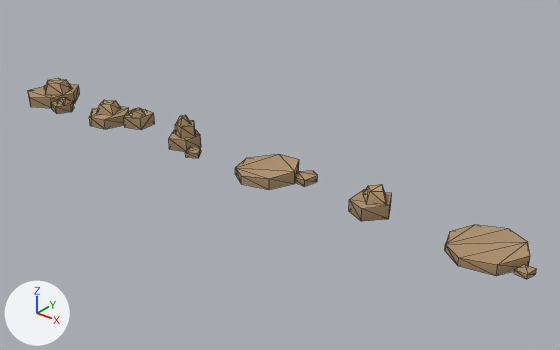
The glTF model assets/hellrider/environment/rocks.glb as it was, and as the next commit left it.
Both versions are drawn from a 50 mm camera at (30.5, -32.5, 20.4) aimed at (3.4, 1.4, -0.6). Arrows for +X, +Y and +Z are at lower left; the lights stay in place. The first picture is the older version. Mesh edges are drawn as thin lines. Vertices at exactly the same position are counted once.

Objects in the first picture: 'rock_big', 'rock_block', 'rock_low', 'rock_slab', 'rock_spire', 'rock_twin'.
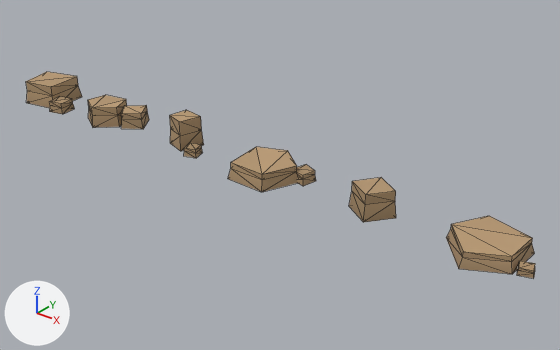
Edits to the bpy script that builds the scene:
```text
Change me_rock_big:
    remove me_rock_big.from_pydata(...)  # 48 vertices, 71 faces; spans x -2.79..2.79, y -1.96..1.96, z 0.0..1.51
    add me_rock_big.from_pydata(...)  # 36 vertices, 66 faces; spans x -2.71..2.71, y -1.73..1.73, z 0.0..1.65
    me_rock_big part 1: the loose piece of 12 vertices spanning x -2.01..1.57, y -1.96..1.96, z 0.0..0.82 is rebuilt with 12 vertices and now spans x -2.11..1.33, y -1.69..1.73, z 0.0..1.65
    me_rock_big part 2: the loose piece of 10 vertices spanning x 1.26..2.79, y -1.68..-0.11, z 0.0..0.59 is rebuilt with 12 vertices and now spans x 1.2..2.71, y -1.73..-0.21, z 0.0..0.77
    me_rock_big part 3: the loose piece of 10 vertices spanning x -1.06..1.09, y -0.92..1.2, z 0.72..1.51 is deleted
    me_rock_big part 4: the loose piece of 8 vertices spanning x 1.62..2.54, y -1.23..-0.37, z 0.55..0.9 is deleted
    other edits to the shape of me_rock_big do not show in these pictures
Change me_rock_block:
    remove me_rock_block.from_pydata(...)  # 18 vertices, 26 faces; spans x -1.12..1.12, y -1.26..1.26, z 0.0..1.46
    add me_rock_block.from_pydata(...)  # 12 vertices, 22 faces; spans x -1.38..1.38, y -1.27..1.27, z 0.0..1.6
    me_rock_block part 5: the loose piece of 10 vertices spanning x -1.12..1.12, y -1.26..1.26, z 0.0..0.81 is rebuilt with 12 vertices and now spans x -1.38..1.38, y -1.27..1.27, z 0.0..1.6
    me_rock_block part 6: the loose piece of 8 vertices spanning x -0.79..0.9, y -0.63..1.1, z 0.75..1.46 is deleted
Change me_rock_low:
    remove me_rock_low.from_pydata(...)  # 24 vertices, 40 faces; spans x -2.45..2.45, y -1.9..1.9, z 0.0..0.79
    add me_rock_low.from_pydata(...)  # 27 vertices, 51 faces; spans x -2.32..2.32, y -1.94..1.94, z 0.0..1.06
    me_rock_low part 7: the loose piece of 14 vertices spanning x -2.45..1.54, y -1.9..1.9, z 0.0..0.79 is rebuilt with 15 vertices and now spans x -2.32..1.67, y -1.94..1.94, z 0.0..1.06
    me_rock_low part 8: the loose piece of 10 vertices spanning x 1.09..2.45, y 0.16..1.59, z 0.0..0.44 is rebuilt with 12 vertices and now spans x 0.94..2.32, y 0.16..1.62, z 0.0..0.66
Change me_rock_slab:
    remove me_rock_slab.from_pydata(...)  # 24 vertices, 40 faces; spans x -2.44..2.44, y -2.03..2.03, z 0.0..0.68
    add me_rock_slab.from_pydata(...)  # 27 vertices, 51 faces; spans x -2.52..2.52, y -2.26..2.26, z 0.0..0.88
    me_rock_slab part 9: the loose piece of 16 vertices spanning x -2.44..1.94, y -2.03..2.03, z 0.0..0.68 is rebuilt with 15 vertices and now spans x -2.52..1.65, y -2.26..2.26, z 0.0..0.88
    me_rock_slab part 10: the loose piece of 8 vertices spanning x 1.61..2.44, y -1.07..-0.23, z 0.0..0.29 is rebuilt with 12 vertices and now spans x 1.51..2.52, y -1.04..-0.1, z 0.0..0.42
Change me_rock_spire:
    remove me_rock_spire.from_pydata(...)  # 36 vertices, 51 faces; spans x -1.63..1.63, y -1.22..1.22, z 0.0..2.06
    add me_rock_spire.from_pydata(...)  # 24 vertices, 44 faces; spans x -1.5..1.5, y -1.18..1.18, z 0.0..2.0
    me_rock_spire part 11: the loose piece of 10 vertices spanning x -1.63..0.47, y -1.01..1.22, z 0.0..0.83 is rebuilt with 12 vertices and now spans x -1.5..0.41, y -0.77..1.18, z 0.0..2.0
    me_rock_spire part 12: the loose piece of 8 vertices spanning x 0.46..1.63, y -1.22..-0.08, z 0.0..0.37 is rebuilt with 12 vertices and now spans x 0.39..1.5, y -1.18..-0.04, z 0.0..0.58
    me_rock_spire part 13: the loose piece of 10 vertices spanning x -1.14..0.35, y -0.52..0.92, z 0.78..1.54 is deleted
    me_rock_spire part 14: the loose piece of 8 vertices spanning x -0.99..0.0, y -0.44..0.61, z 1.5..2.06 is deleted
Change me_rock_twin:
    remove me_rock_twin.from_pydata(...)  # 38 vertices, 56 faces; spans x -2.27..2.27, y -1.58..1.58, z 0.0..1.31
    add me_rock_twin.from_pydata(...)  # 27 vertices, 51 faces; spans x -2.29..2.29, y -1.73..1.73, z 0.0..1.4
    me_rock_twin part 15: the loose piece of 12 vertices spanning x -2.27..0.85, y -1.58..1.21, z 0.0..0.74 is rebuilt with 15 vertices and now spans x -2.29..0.73, y -1.73..1.14, z 0.0..1.4
    me_rock_twin part 16: the loose piece of 10 vertices spanning x 0.3..2.27, y -0.33..1.58, z 0.0..0.82 is rebuilt with 12 vertices and now spans x 0.05..2.29, y -0.61..1.73, z 0.0..1.1
    me_rock_twin part 17: the loose piece of 8 vertices spanning x -1.87..-0.01, y -0.94..0.87, z 0.66..1.31 is deleted
    me_rock_twin part 18: the loose piece of 8 vertices spanning x 0.98..2.08, y -0.08..1.11, z 0.78..1.2 is deleted
```

Pixel boxes [x1, y1, x2, y2] of what changed, in the pictures (560 x 350 px):
'rock_slab', reshaped (15% taller)
    before: [445, 225, 536, 279]
    after: [446, 216, 535, 278]
'rock_low', reshaped (24% taller)
    before: [235, 154, 318, 190]
    after: [228, 147, 316, 192]
'rock_big', reshaped (8% wider, 16% taller)
    before: [28, 78, 80, 114]
    after: [26, 72, 82, 114]
'rock_block', reshaped (9% wider, 21% taller)
    before: [349, 184, 392, 221]
    after: [349, 177, 396, 222]
'rock_twin', reshaped (6% narrower, 13% taller)
    before: [89, 100, 154, 130]
    after: [88, 95, 149, 129]
'rock_spire', reshaped (6% wider, 11% taller)
    before: [169, 115, 201, 158]
    after: [170, 110, 204, 158]
part 1 of me_rock_big, rebuilt (8% wider, 48% taller)
    before: [28, 84, 80, 108]
    after: [26, 72, 82, 108]
part 2 of me_rock_big, rebuilt (8% wider, 20% taller)
    before: [51, 100, 74, 114]
    after: [50, 97, 75, 114]
part 3 of me_rock_big, deleted
    before: [45, 78, 72, 95]
part 4 of me_rock_big, deleted
    before: [57, 97, 71, 105]
part 5 of me_rock_block, rebuilt (9% wider, 44% taller)
    before: [349, 190, 392, 221]
    after: [349, 177, 396, 222]
part 6 of me_rock_block, deleted
    before: [363, 184, 386, 204]
part 7 of me_rock_low, rebuilt (9% wider, 24% taller)
    before: [235, 154, 299, 190]
    after: [228, 147, 298, 192]
part 8 of me_rock_low, rebuilt
    before: [295, 171, 318, 187]
    after: [297, 165, 316, 186]
part 9 of me_rock_slab, rebuilt (13% taller)
    before: [445, 225, 530, 276]
    after: [446, 216, 534, 274]
part 10 of me_rock_slab, rebuilt (17% narrower, 12% taller)
    before: [514, 264, 536, 279]
    after: [517, 261, 535, 278]
part 11 of me_rock_spire, rebuilt (6% wider, 83% taller)
    before: [169, 130, 201, 152]
    after: [170, 110, 204, 151]
part 12 of me_rock_spire, rebuilt (18% wider, 33% taller)
    before: [185, 147, 201, 158]
    after: [184, 143, 203, 158]
part 13 of me_rock_spire, deleted
    before: [175, 121, 195, 138]
part 14 of me_rock_spire, deleted
    before: [177, 115, 192, 127]
part 15 of me_rock_twin, rebuilt (38% taller)
    before: [89, 106, 129, 129]
    after: [88, 95, 127, 127]
part 16 of me_rock_twin, rebuilt (6% narrower, 14% taller)
    before: [124, 109, 154, 130]
    after: [121, 105, 149, 129]
part 17 of me_rock_twin, deleted
    before: [96, 100, 121, 115]
part 18 of me_rock_twin, deleted
    before: [130, 108, 145, 117]
